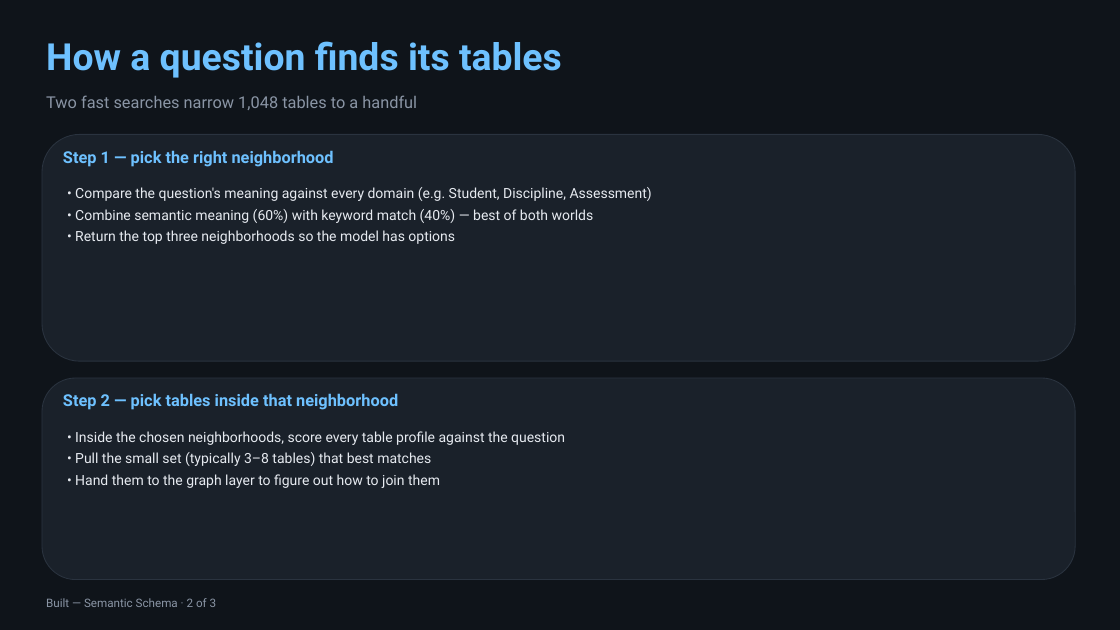
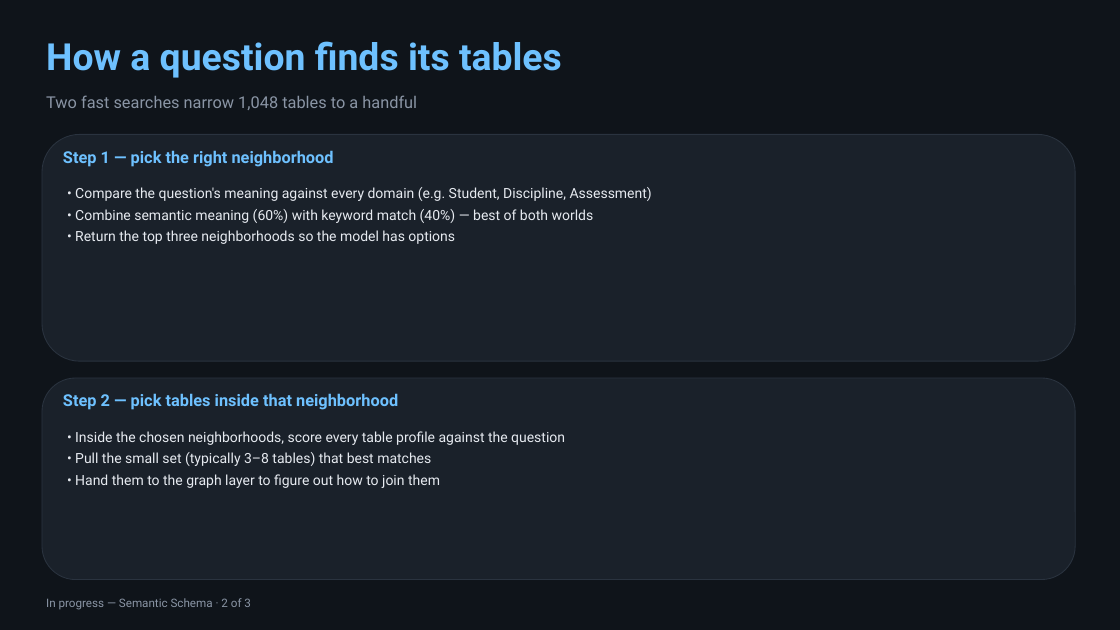
Before and after one commit to bharatmohanthakur/heavy_text2sql, a slide deck: slide 9 of docs/architecture_deck.pptx (slide 7 before the commit). Drawn at 1120x630 pixels with LibreOffice and Linux fonts; fonts in the diff are those of the drawing. Boxes give left, top, right and bottom in pixels: in the first picture for what was removed or moved away, otherwise in the second. Text is boxed around its words. In the diff, an @@ line names an element or a change of style, - is before the commit and + after.

```diff
--- a/docs/architecture_deck.pptx
+++ b/docs/architecture_deck.pptx
@@ text at (46, 598, 251, 610): text changed @@
-Built — Semantic Schema · 2 of 3
+In progress — Semantic Schema · 2 of 3
```
Also in this commit, not shown: 9 other slides changed, 2 slides added, 1 other file.
